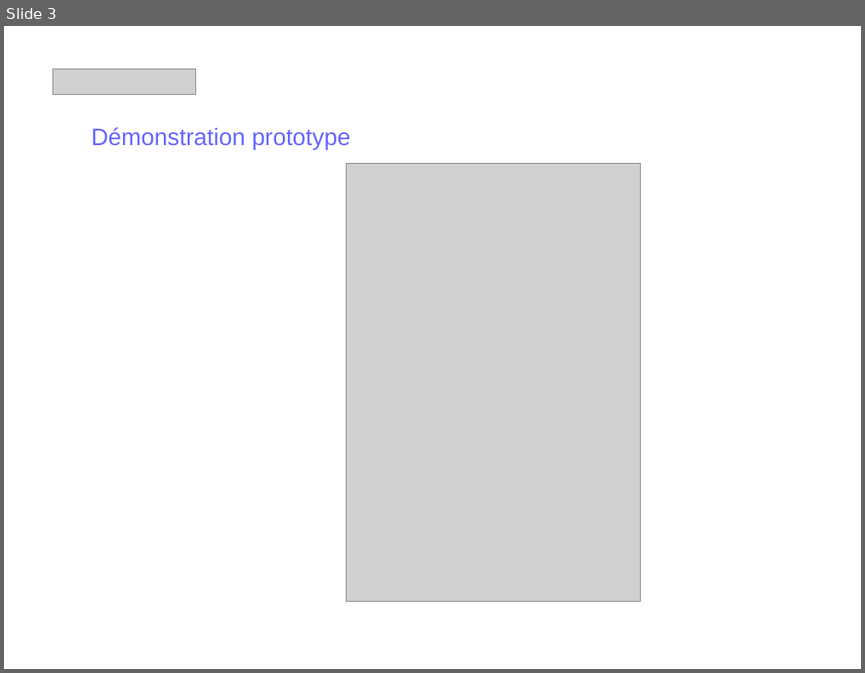
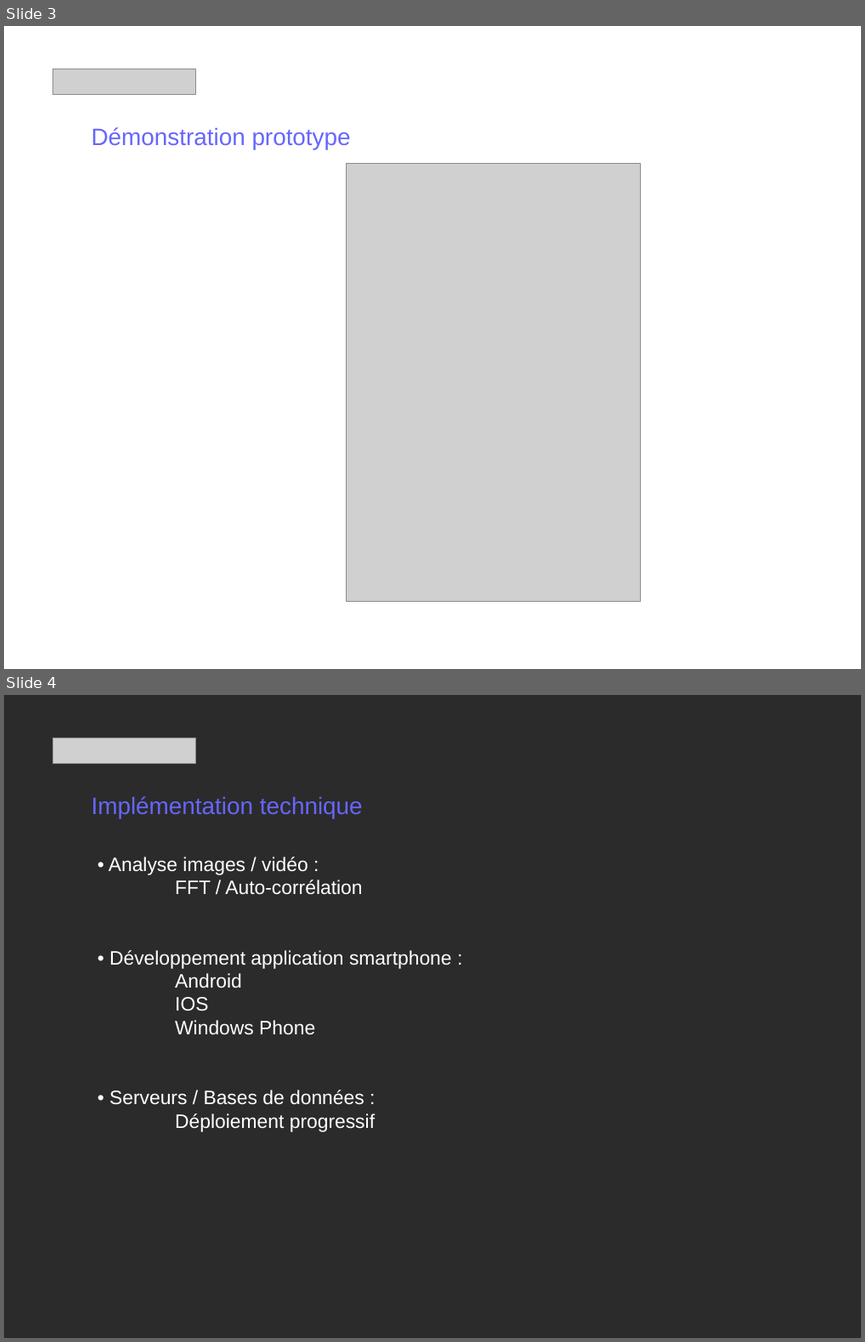
Before and after one commit to thomaslecointre/HeartFeel, a slide deck: Diapo.odp. Shown one above the other, each under a label of ours: slide 3 before the commit, slides 3 and 4 after it. The pictures are 865x673 and 865x1342 pixels, drawn with LibreOffice and Linux fonts; fonts in the diff are those of the drawing; grey boxes stand for pictures; background and template pictures are left out; a plain dark background stands for a picture behind light text. Boxes give left, top, right and bottom in pixels: in the first picture for what was removed or moved away, otherwise in the second. Text is boxed around its words. In the diff, an @@ line names an element or a change of style, - is before the commit and + after.

```diff
--- a/Diapo.odp
+++ b/Diapo.odp
@@ slide 4 added at bbox=[4, 695, 861, 1338], background picture (left out) @@
@@ picture added at bbox=[53, 737, 196, 763] @@
@@ text added at bbox=[92, 796, 363, 818], 22 pt, text #6666FF @@
+Implémentation technique
@@ text added at bbox=[109, 857, 452, 1132], 18 pt, text #FFFFFF @@
+• Analyse images / vidéo :
+FFT / Auto-corrélation
+• Développement application smartphone :
+Android
+IOS
+Windows Phone
+• Serveurs / Bases de données :
+Déploiement progressif
```
Also in this commit, not shown: 2 slides changed, 1 other slide added.
